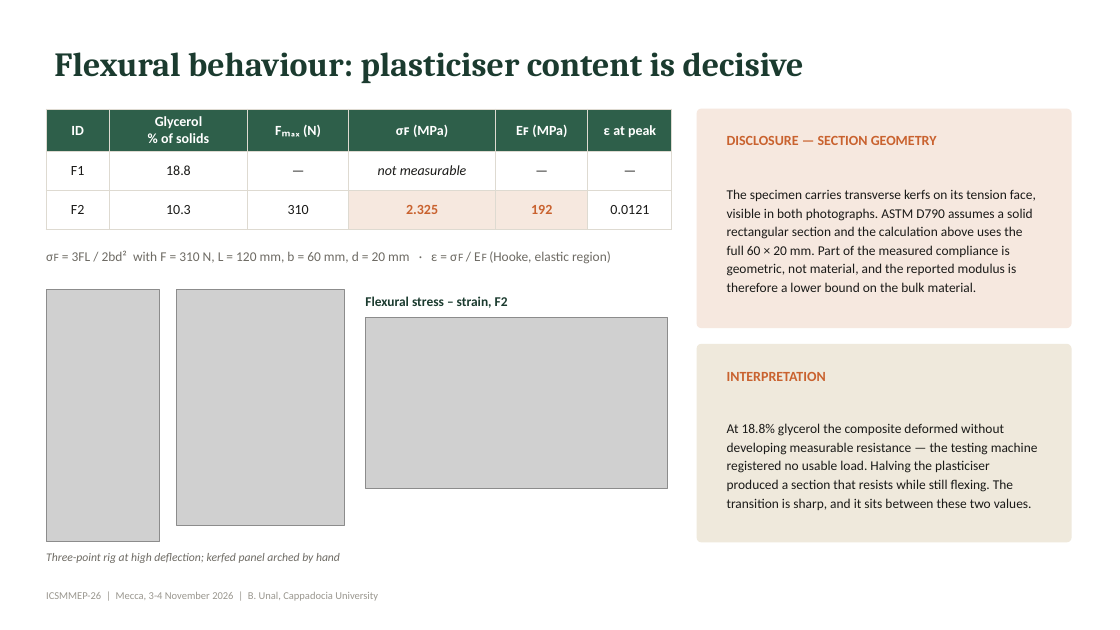
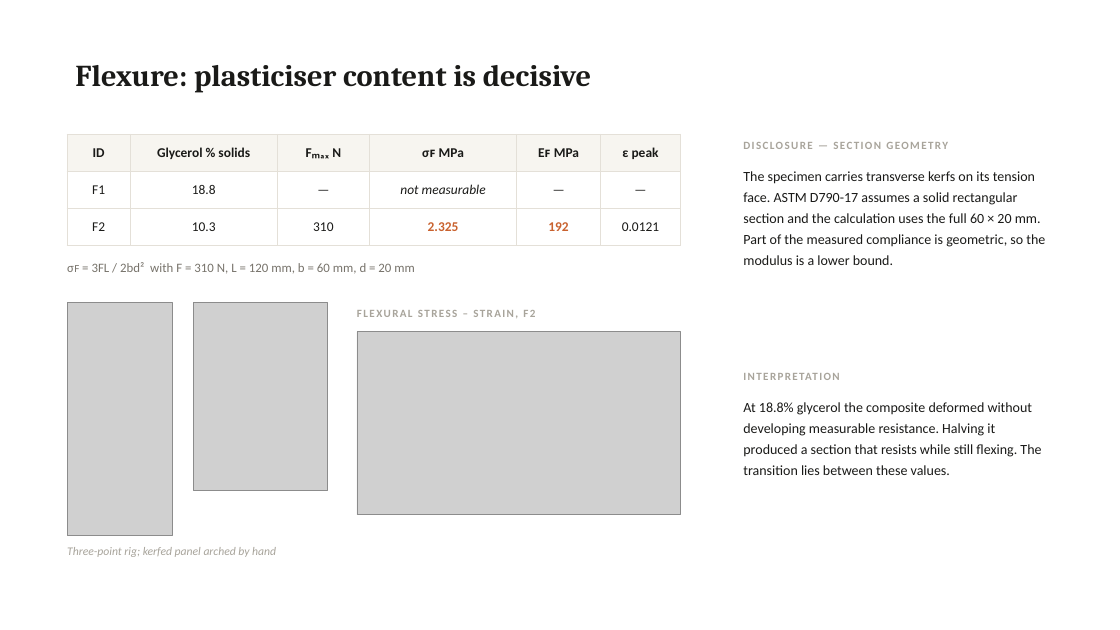
Before and after one commit to bunal91/sanat-ve-mekan, a slide deck: slide 14 of konferans-bildirisi/06-sunum/ICSMMEP26_Presentation_Unal.pptx. Drawn at 1120x630 pixels with LibreOffice and Linux fonts; fonts in the diff are those of the drawing; grey boxes stand for pictures. Boxes give left, top, right and bottom in pixels: in the first picture for what was removed or moved away, otherwise in the second. Text is boxed around its words. In the diff, an @@ line names an element or a change of style, - is before the commit and + after.

```diff
--- a/konferans-bildirisi/06-sunum/ICSMMEP26_Presentation_Unal.pptx
+++ b/konferans-bildirisi/06-sunum/ICSMMEP26_Presentation_Unal.pptx
@@ title at [75, 65, 591, 92]: text changed; size 29 to 26 pt; text colour #1B3B2F to #1A1A18 @@
-Flexural behaviour: plasticiser content is decisive
+Flexure: plasticiser content is decisive
@@ rounded rectangle removed at [697, 109, 1071, 328] @@
@@ table at [67, 134, 681, 235] @@
-row 1: ID | Glycerol / % of solids | Fₘₐₓ (N) | σꜰ (MPa) | Eꜰ (MPa) | ε at peak
+row 1: ID | Glycerol % solids | Fₘₐₓ N | σꜰ MPa | Eꜰ MPa | ε peak
@@ fill #2E5F4A to #F7F5F0 in row 1 @@
@@ fill #F6E8DF to #FFFFFF in 2 cells @@
@@ size 12 to 11.5 pt in "ID", "F1", "18.8", "—" and 9 more places @@
@@ text colour #FFFFFF to #1A1A18 in "ID" @@
@@ borders changed @@
@@ table: place and size @@
-table at [46, 109, 672, 218]
+table at [67, 134, 681, 235]
@@ text "DISCLOSURE — SECTION GEOMETRY" at [743, 142, 948, 149]: size 12 to 9.5 pt, text colour #C9622F to #A8A49B, letter spacing 0 to 1.2 pt @@
@@ text "DISCLOSURE — SECTION GEOMETRY": place and size @@
-text "DISCLOSURE — SECTION GEOMETRY" at [727, 136, 937, 145]
+text "DISCLOSURE — SECTION GEOMETRY" at [743, 142, 948, 149]
@@ text at [743, 171, 1045, 265]: text changed; size 11.5 to 12 pt @@
-The specimen carries transverse kerfs on its tension face, visible in both photographs. ASTM D790 assumes a solid rectangular section and the calculation above uses the full 60 × 20 mm. Part of the measured compliance is geometric, not material, and the reported modulus is therefore a lower bound on the bulk material.
+The specimen carries transverse kerfs on its tension face. ASTM D790-17 assumes a solid rectangular section and the calculation uses the full 60 × 20 mm. Part of the measured compliance is geometric, so the modulus is a lower bound.
@@ text at [92, 262, 415, 274]: text changed; size 11.5 to 11 pt; text colour #6E6B64 to #77736B @@
-σꜰ = 3FL / 2bd² with F = 310 N, L = 120 mm, b = 60 mm, d = 20 mm · ε = σꜰ / Eꜰ (Hooke, elastic region)
+σꜰ = 3FL / 2bd² with F = 310 N, L = 120 mm, b = 60 mm, d = 20 mm
@@ picture: place and size @@
-picture at [46, 290, 160, 542]
+picture at [67, 302, 172, 536]
@@ picture: place and size @@
-picture at [176, 290, 344, 525]
+picture at [193, 302, 328, 491]
@@ text at [357, 310, 535, 318]: text changed; size 11.5 to 9.5 pt; text colour #1B3B2F to #A8A49B @@
-Flexural stress – strain, F2
+FLEXURAL STRESS – STRAIN, F2
@@ picture: place and size @@
-picture at [365, 318, 668, 488]
+picture at [357, 332, 681, 515]
@@ rounded rectangle removed at [697, 344, 1071, 542] @@
@@ text "INTERPRETATION": place and size @@
-text "INTERPRETATION" at [727, 372, 826, 381]
+text "INTERPRETATION" at [744, 365, 1050, 387]
@@ text "INTERPRETATION" at [744, 365, 1050, 387]: size 12 to 9.5 pt, text colour #C9622F to #A8A49B, letter spacing 0 to 1.2 pt @@
@@ vertical alignment middle to top in 4 elements at [92, 262, 415, 274], [67, 547, 276, 557], [743, 171, 1045, 265], [743, 402, 1041, 475] @@
@@ text at [743, 402, 1041, 475]: text changed; size 11.5 to 12 pt @@
-At 18.8% glycerol the composite deformed without developing measurable resistance — the testing machine registered no usable load. Halving the plasticiser produced a section that resists while still flexing. The transition is sharp, and it sits between these two values.
+At 18.8% glycerol the composite deformed without developing measurable resistance. Halving it produced a section that resists while still flexing. The transition lies between these values.
@@ text at [67, 547, 276, 557]: text changed; text colour #6E6B64 to #A8A49B @@
-Three-point rig at high deflection; kerfed panel arched by hand
+Three-point rig; kerfed panel arched by hand
@@ text removed at [46, 592, 378, 601] @@
-ICSMMEP-26 | Mecca, 3-4 November 2026 | B. Unal, Cappadocia University
```
Also in this commit, not shown: 22 other slides changed, 4 other files.
